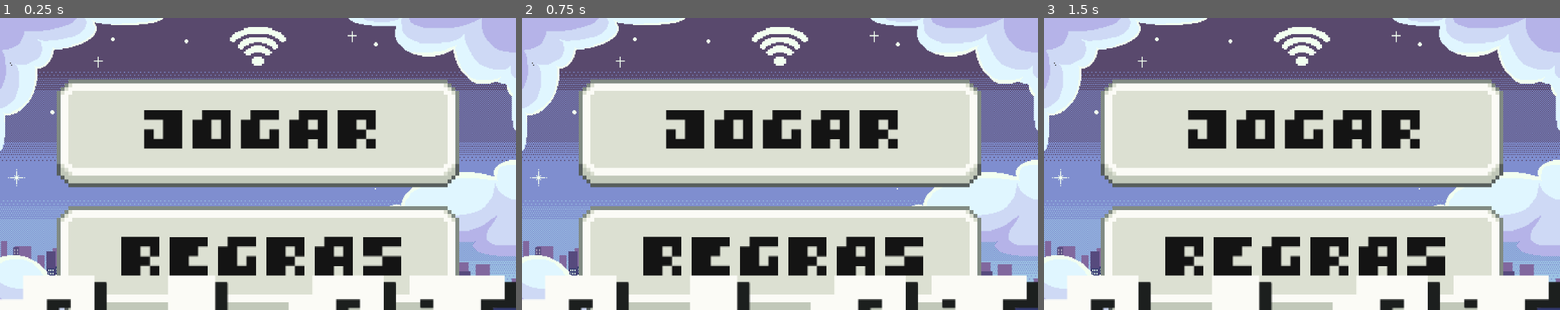
Above: before the commit, frames 1-3 (left to right).
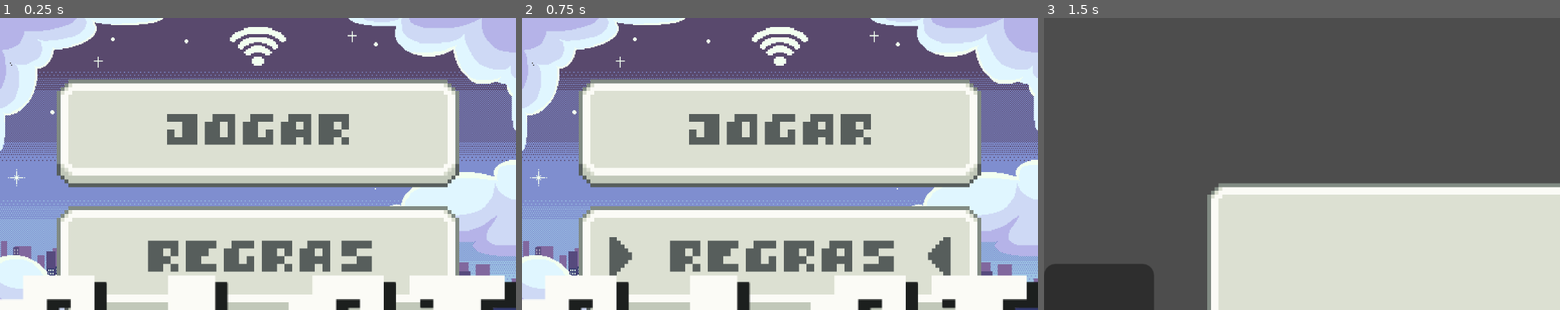
Above: after the commit, the same moments.

Repository: aps-pedrosa/quizgame
Game: Godot game, scene res://main_menu.tscn
Same seed, same stepped clock (60 frames per second), same inputs: the game is played once before the commit and once after it.
Inputs (mouse positions are in pixels of both pictures, inside the frame that each line leads up to):
- Up to frame 1 (0.25 s): no input
- Up to frame 2 (0.75 s): click (780, 257) at 0.5 s
- Up to frame 3 (1.5 s): click (1302, 128) at 1.25 s

The runs differ from the first frame. In frame 1, 11% of the frame differs, in the area x 23-78%, y 31-89%; in frame 2, 12%; in frame 3, 91%, in the area x 0-100%, y 0-100%.

Commit message:
button animations for main menu

Diff:
--- a/main.tscn
+++ b/main.tscn
@@ -89,34 +89,39 @@
 format = 2
 layer_0/tile_data = PackedInt32Array(196611, 65536, 1, 196612, 65536, 1, 262147, 65536, 1, 262148, 65536, 1, 851995, 65 …(6931 unchanged characters)…
 
-[node name="GridContainer" type="GridContainer" parent="."]
-offset_right = 40.0
-offset_bottom = 40.0
-
-[node name="Button" type="Button" parent="GridContainer"]
+[node name="Button" type="Button" parent="."]
 texture_filter = 1
-layout_mode = 2
+offset_left = 119.0
+offset_top = 85.0
+offset_right = 147.0
+offset_bottom = 145.0
 theme_override_fonts/font = ExtResource("2_0xm2m")
 text = "a"
 icon_alignment = 1
 
-[node name="Button2" type="Button" parent="GridContainer"]
+[node name="Button2" type="Button" parent="."]
 texture_filter = 1
-layout_mode = 2
+offset_top = 64.0
+offset_right = 28.0
+offset_bottom = 124.0
 theme_override_fonts/font = ExtResource("2_0xm2m")
 text = "a"
 icon_alignment = 1
 
-[node name="Button3" type="Button" parent="GridContainer"]
+[node name="Button3" type="Button" parent="."]
 texture_filter = 1
-layout_mode = 2
+offset_top = 128.0
+offset_right = 28.0
+offset_bottom = 188.0
 theme_override_fonts/font = ExtResource("2_0xm2m")
 text = "a"
 icon_alignment = 1
 
-[node name="Button4" type="Button" parent="GridContainer"]
+[node name="Button4" type="Button" parent="."]
 texture_filter = 1
-layout_mode = 2
+offset_top = 192.0
+offset_right = 28.0
+offset_bottom = 252.0
 theme_override_fonts/font = ExtResource("2_0xm2m")
 text = "a"
 icon_alignment = 1
--- a/main_menu.tscn
+++ b/main_menu.tscn
@@ -1,10 +1,17 @@
-[gd_scene load_steps=7 format=3 uid="uid://dcpdgnrvb1cfx"]
+[gd_scene load_steps=14 format=3 uid="uid://dcpdgnrvb1cfx"]
 
 [ext_resource type="FontFile" uid="uid://bsvi8y5khs7nn" path="res://brandon-james-greer.ttf" id="1_7vrkn"]
 [ext_resource type="Script" uid="uid://cmnwqo4kdoix5" path="res://main_menu.gd" id="1_glbon"]
-[ext_resource type="Texture2D" uid="uid://bs1gevmewaaj2" path="res://button_start.png" id="2_fu7sn"]
 [ext_resource type="Texture2D" uid="uid://boekd1r0welgk" path="res://start_background.png" id="2_glbon"]
-[ext_resource type="Texture2D" uid="uid://ds33m7dsmtbri" path="res://button_start_p.png" id="3_jix8l"]
+[ext_resource type="Texture2D" uid="uid://cc6ar13sj88et" path="res://assets/buttons/button_start.png" id="3_nlkkf"]
+[ext_resource type="Texture2D" uid="uid://bv37rbdvvij70" path="res://assets/buttons/button_start_p.png" id="4_qe12f"]
+[ext_resource type="Texture2D" uid="uid://oucfex4iges" path="res://assets/buttons/button_start_h.png" id="5_8qtwp"]
+[ext_resource type="Texture2D" uid="uid://cvhn4kjew0enh" path="res://assets/buttons/button_regras.png" id="6_j5v2v"]
+[ext_resource type="Texture2D" uid="uid://bk6eqqi1ol6am" path="res://assets/buttons/button_regras_p.png" id="7_iotk1"]
+[ext_resource type="Texture2D" uid="uid://dld3sxk54d4hf" path="res://assets/buttons/button_regras_h.png" id="8_w44g7"]
+[ext_resource type="Texture2D" uid="uid://naheu55fmasf" path="res://assets/buttons/button_exit.png" id="9_cm266"]
+[ext_resource type="Texture2D" uid="uid://blq07roru3ckq" path="res://assets/buttons/button_exit_p.png" id="10_g8g3n"]
+[ext_resource type="Texture2D" uid="uid://dtujdhx6o0umc" path="res://assets/buttons/button_exit_h.png" id="11_8u0te"]
 
 [sub_resource type="StyleBoxTexture" id="StyleBoxTexture_jix8l"]
 texture = ExtResource("2_glbon")
@@ -47,62 +54,25 @@
 texture_filter = 1
 layout_mode = 2
 size_flags_horizontal = 4
-texture_normal = ExtResource("2_fu7sn")
-texture_pressed = ExtResource("3_jix8l")
-
-[node name="RichTextLabel" type="RichTextLabel" parent="VBoxContainer/TextureButton"]
-layout_mode = 0
-offset_left = 34.0
-offset_top = -1.0
-offset_right = 98.0
-offset_bottom = 39.0
-theme_override_colors/default_color = Color(0.0807833, 0.0807833, 0.0807833, 1)
-theme_override_fonts/normal_font = ExtResource("1_7vrkn")
-theme_override_font_sizes/normal_font_size = 10
-text = "jogar"
+texture_normal = ExtResource("3_nlkkf")
+texture_pressed = ExtResource("4_qe12f")
+texture_hover = ExtResource("5_8qtwp")
 
 [node name="TextureButton2" type="TextureButton" parent="VBoxContainer"]
 texture_filter = 1
 layout_mode = 2
 size_flags_horizontal = 4
-texture_normal = ExtResource("2_fu7sn")
-texture_pressed = ExtResource("3_jix8l")
-
-[node name="RichTextLabel2" type="RichTextLabel" parent="VBoxContainer/TextureButton2"]
-layout_mode = 1
-anchors_preset = 8
-anchor_left = 0.5
-anchor_top = 0.5
-anchor_right = 0.5
-anchor_bottom = 0.5
-offset_left = -36.0
-offset_top = -25.0
-offset_right = 41.0
-offset_bottom = 15.0
-grow_horizontal = 2
-grow_vertical = 2
-theme_override_colors/default_color = Color(0.0807833, 0.0807833, 0.0807833, 1)
-theme_override_fonts/normal_font = ExtResource("1_7vrkn")
-theme_override_font_sizes/normal_font_size = 10
-text = "Regras"
+texture_normal = ExtResource("6_j5v2v")
+texture_pressed = ExtResource("7_iotk1")
+texture_hover = ExtResource("8_w44g7")
 
 [node name="TextureButton3" type="TextureButton" parent="VBoxContainer"]
 texture_filter = 1
 layout_mode = 2
 size_flags_horizontal = 4
-texture_normal = ExtResource("2_fu7sn")
-texture_pressed = ExtResource("3_jix8l")
-
-[node name="RichTextLabel3" type="RichTextLabel" parent="VBoxContainer/TextureButton3"]
-layout_mode = 0
-offset_left = 40.0
-offset_top = -1.0
-offset_right = 91.0
-offset_bottom = 39.0
-theme_override_colors/default_color = Color(0.0807833, 0.0807833, 0.0807833, 1)
-theme_override_fonts/normal_font = ExtResource("1_7vrkn")
-theme_override_font_sizes/normal_font_size = 10
-text = "Sair"
+texture_normal = ExtResource("9_cm266")
+texture_pressed = ExtResource("10_g8g3n")
+texture_hover = ExtResource("11_8u0te")
 
 [node name="Label" type="Label" parent="."]
 texture_filter = 1
Binary file added: assets/buttons/button_exit.png
Not shown, added: assets/buttons/button_exit.png.import
Binary file added: assets/buttons/button_exit_h.png
Not shown, changed: assets/buttons/button_exit_h.png.import
Binary file added: assets/buttons/button_exit_p.png
Not shown, added: assets/buttons/button_exit_p.png.import
Binary file added: assets/buttons/button_regras.png
Not shown, changed: assets/buttons/button_regras.png.import
Binary file added: assets/buttons/button_regras_h.png
Not shown, added: assets/buttons/button_regras_h.png.import
Binary file added: assets/buttons/button_regras_p.png
Not shown, added: assets/buttons/button_regras_p.png.import
(and 9 more such lines)
